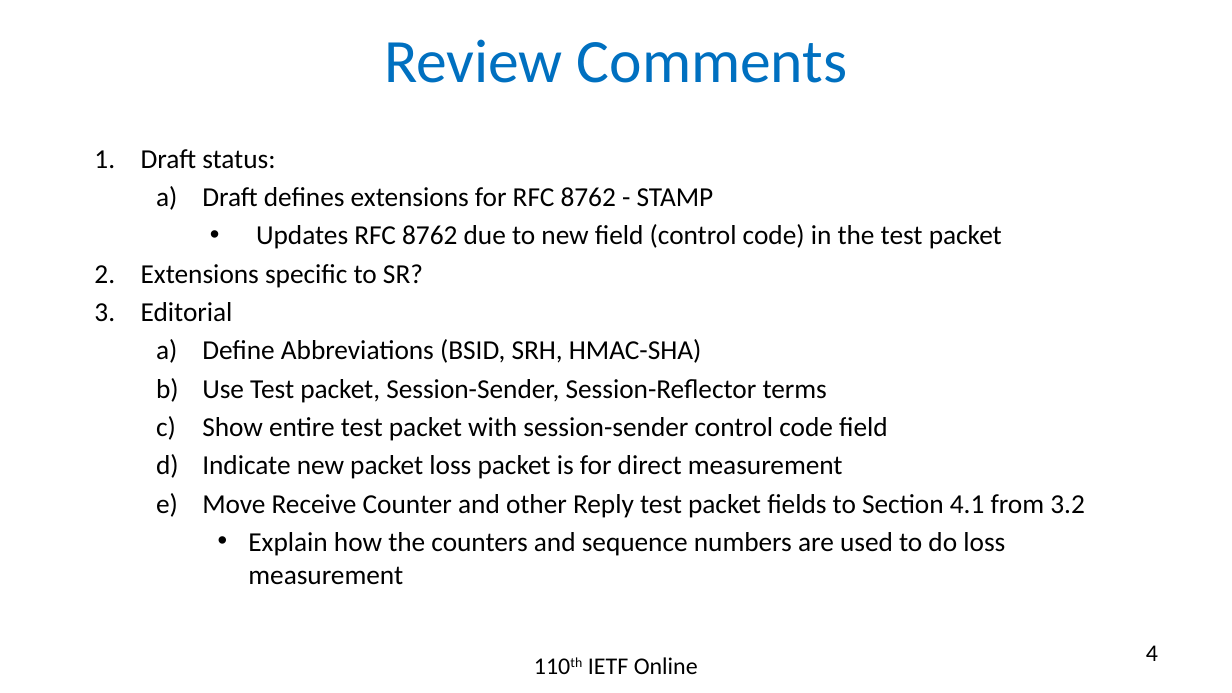
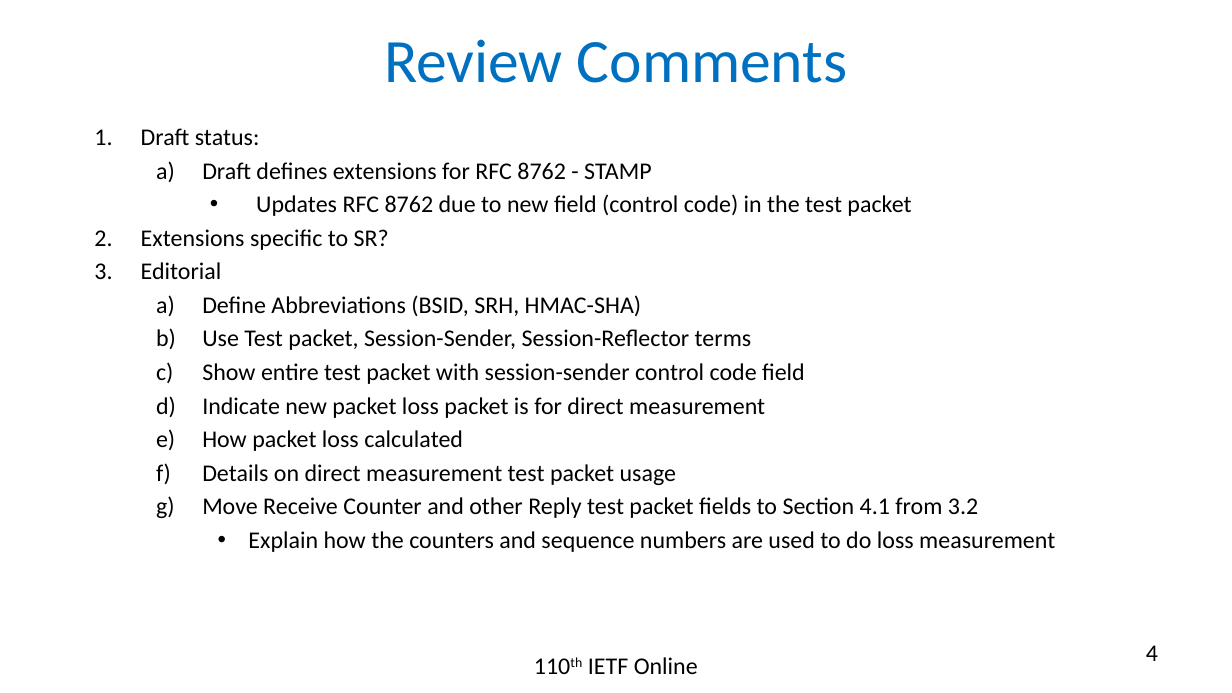
Before and after one commit to rakgandhi/ietf-slides, a slide deck: slide 4 of draft-gandhi-ippm-stamp-srpm-01.pptx. Drawn at 1232x693 pixels with LibreOffice and Linux fonts; fonts in the diff are those of the drawing. Boxes give left, top, right and bottom in pixels: in the first picture for what was removed or moved away, otherwise in the second. Text is boxed around its words. In the diff, an @@ line names an element or a change of style, - is before the commit and + after.

```diff
--- a/draft-gandhi-ippm-stamp-srpm-01.pptx
+++ b/draft-gandhi-ippm-stamp-srpm-01.pptx
@@ text "Draft status:" moved from (x1=141, y1=149, x2=1085, y2=585) to (x1=141, y1=128, x2=1055, y2=552) @@
@@ text at (x1=141, y1=128, x2=1055, y2=552): size 16 to 14 pt in "Draft status:", "Draft defines extensions for RFC 8762 - ...", "Updates RFC 8762 due to new field ...", "Extensions specific to SR?" and 7 more places @@
@@ text at (x1=202, y1=430, x2=676, y2=485): paragraphs added @@
+  e) How packet loss calculated
+  f) Details on direct measurement test packet usage
```
Also in this commit, not shown: 2 other slides changed, 3 other files.
